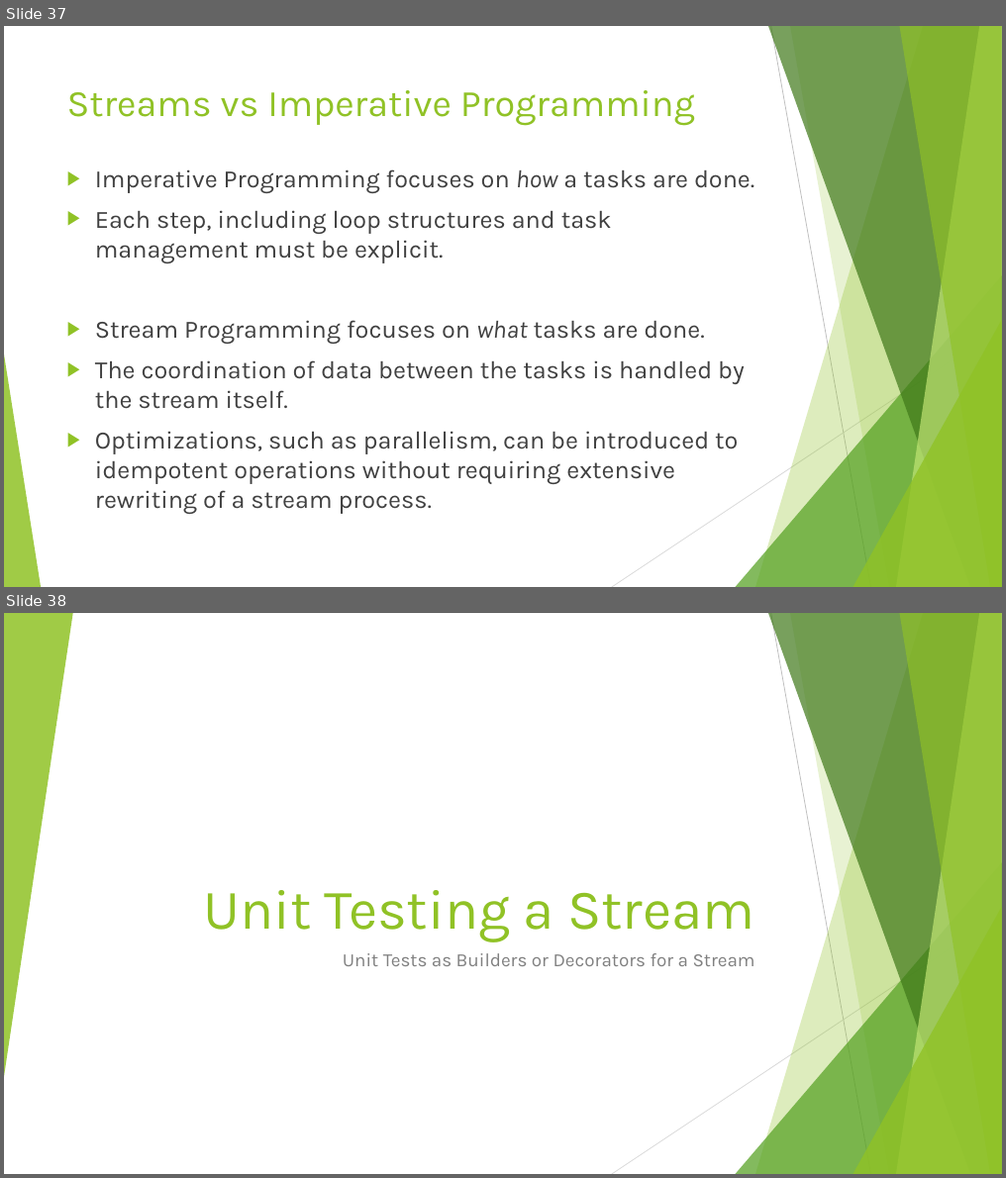
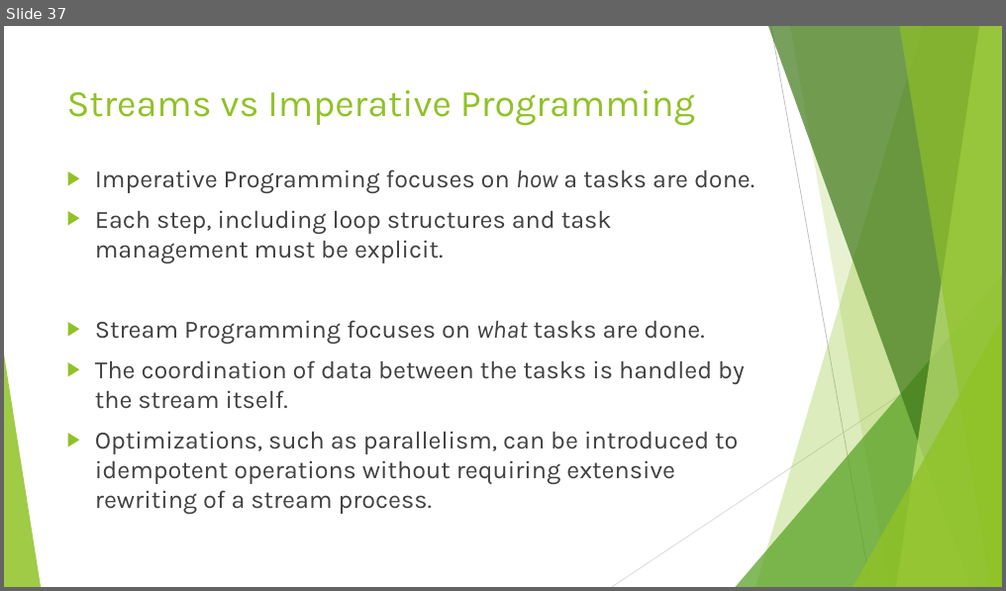
Before and after one commit to RichardRoda/2017-CodePaLOUsa-Lambda, a slide deck: Learning to Love the Lambda in the Stream.pptx. Shown one above the other, each under a label of ours: slides 37 and 38 before the commit, slide 37 after it. The pictures are 1006x1178 and 1006x591 pixels, drawn with LibreOffice and Linux fonts; fonts in the diff are those of the drawing. Boxes give left, top, right and bottom in pixels: in the first picture for what was removed or moved away, otherwise in the second. Text is boxed around its words. In the diff, an @@ line names an element or a change of style, - is before the commit and + after.

Commit message:
Remove section about unit testing.  Add section about AutoCloseable as lambda and the CloseIt library.

```diff
--- a/Learning to Love the Lambda in the Stream.pptx
+++ b/Learning to Love the Lambda in the Stream.pptx
@@ slide 38 removed at (x1=4, y1=613, x2=1002, y2=1174), background #FFFFFF; not listed: 9 template elements that a slide beside it also shows @@
@@ triangle removed at (x1=4, y1=613, x2=73, y2=1077) @@
@@ title removed at (x1=203, y1=890, x2=754, y2=943) @@
-Unit Testing a Stream
@@ subtitle removed at (x1=343, y1=954, x2=755, y2=966) @@
-Unit Tests as Builders or Decorators for a Stream
```
Also in this commit, not shown: 2 slides changed, 9 slides added, 3 other slides removed, 1 other file.
